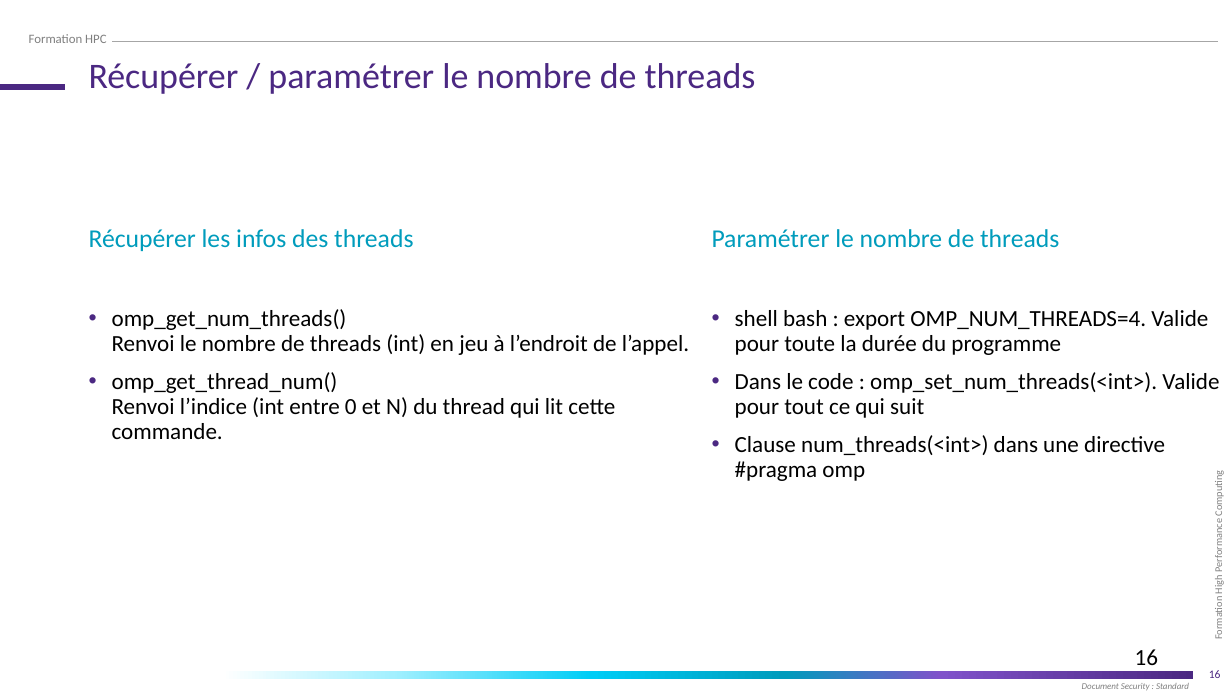
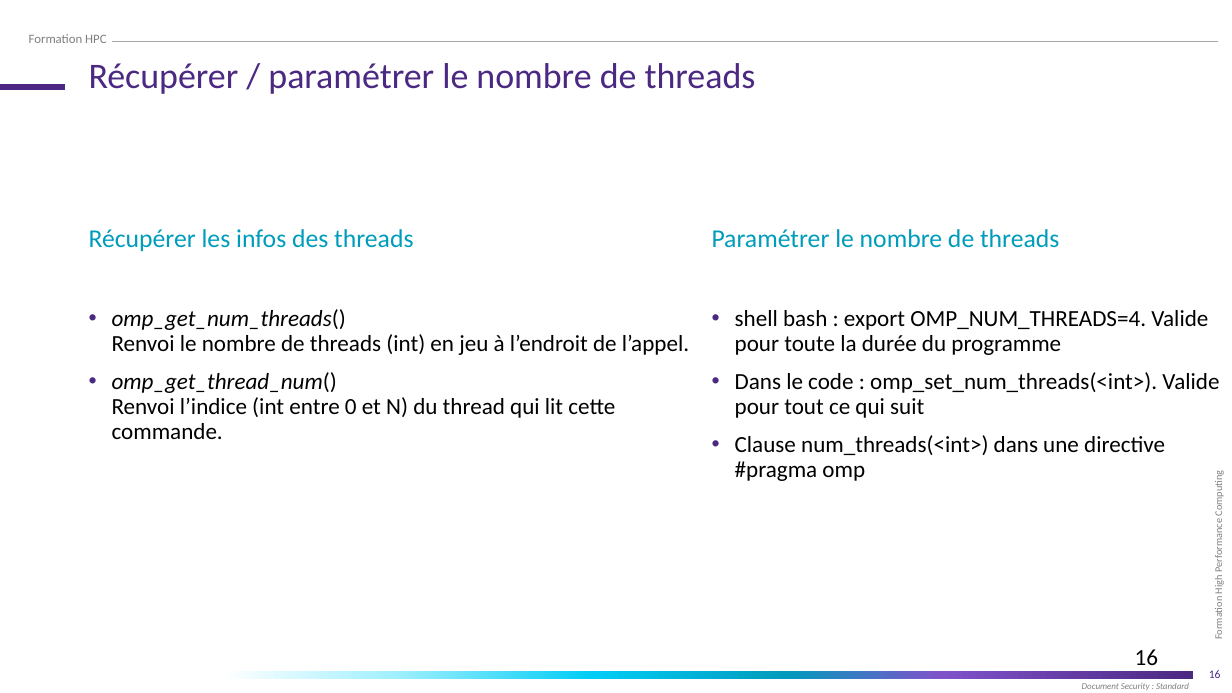
Before and after one commit to franckginguene/hpc_formation_scalian, a slide deck: slide 16 of Diapos/High_Performance_Computing_OpenMP.pptx. Drawn at 1232x693 pixels with LibreOffice and Linux fonts; fonts in the diff are those of the drawing; background and template pictures are left out. Boxes give left, top, right and bottom in pixels: in the first picture for what was removed or moved away, otherwise in the second. Text is boxed around its words. In the diff, an @@ line names an element or a change of style, - is before the commit and + after.

```diff
--- a/Diapos/High_Performance_Computing_OpenMP.pptx
+++ b/Diapos/High_Performance_Computing_OpenMP.pptx
@@ text "omp_get_num_threads() Renvoi le nombre de ..." at [112,309,689,439]: italic on in "omp_get_num_threads()", "omp_get_thread_num()" @@
```
Also in this commit, not shown: 6 other slides changed, 4 slides added, 2 other files.
